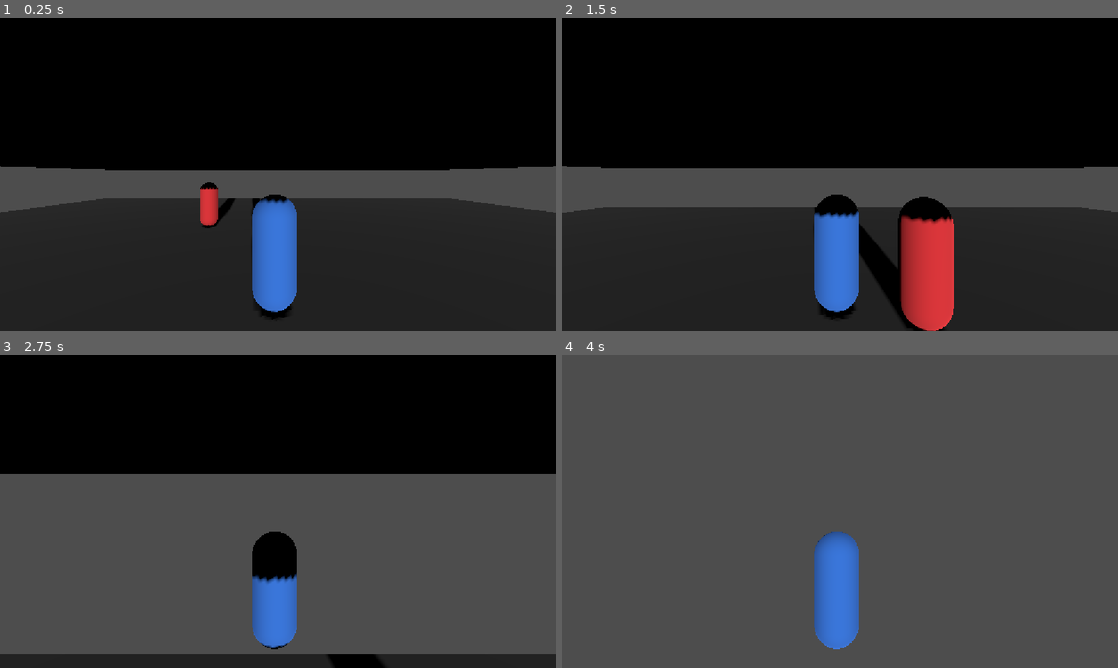
Above: before the commit, frames 1-4 (two rows, left to right).
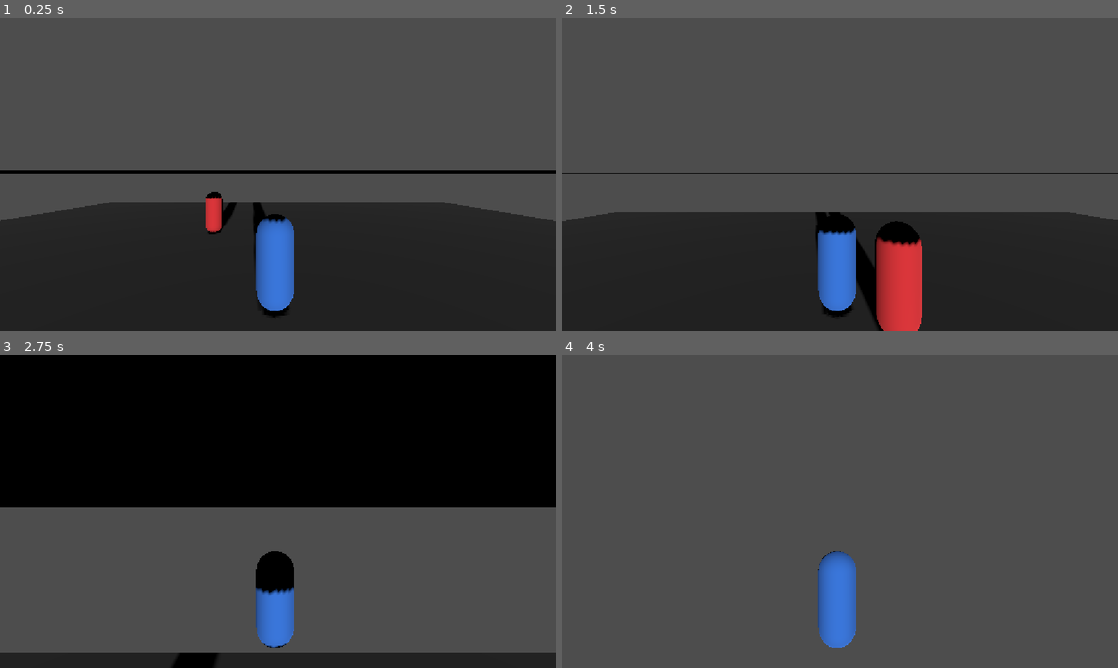
Above: after the commit, the same moments.

Repository: Dval0823/Parcial_Corte2
Game: Godot game, scene res://Nivel.tscn
The game is run twice, just before and just after one commit, with the same random seed, the same clock (stepped at 60 frames per second) and the same inputs.
Inputs (mouse positions are in pixels of both pictures, inside the frame that each line leads up to):
- Up to frame 1 (0.25 s): no input
- Up to frame 2 (1.5 s): move the mouse to (867, 174) at 0.52 s; hold E (accion) 0.53-1.28 s; hold W (move_up) from 0.53 s (still down); tap Space (saltar) at 0.77 s; move the mouse to (812, 174) at 1.27 s; tap E (accion) at 1.35 s
- Up to frame 3 (2.75 s): keep holding W (move_up); tap Space (saltar) at 1.52 s; move the mouse to (289, 505) at 2.02 s; hold E (accion) from 2.03 s (still down)
- Up to frame 4 (4 s): keep holding W (move_up); move the mouse to (834, 517) at 2.77 s; release E (accion) at 2.78 s; tap E (accion) at 2.85 s; tap Space (saltar) at 3.02, 3.77 s; move the mouse to (878, 514) at 3.52 s; hold E (accion) from 3.53 s (still down)

The runs differ from the first frame. In frame 1, 53% of the frame differs, in the area x 0-100%, y 0-97%; in frame 2, 56%, in the area x 0-100%, y 0-100%; in frame 3, 13%; in frame 4, 1.0%.

Commit message:
correcion del arbol de estado enemigo
corregi lo que debia ir en la funcion definir estado y el orden de acciones, el enemigo ahora ataca, pero por alguna razón, al perseguir y atacarme, deja de moverse

Diff:
--- a/Assets/enemigo_ia.gd
+++ b/Assets/enemigo_ia.gd
@@ -1,6 +1,6 @@
 extends CharacterBody3D
 
-## ENEMIGO CON ÁRBOL DE DECISIÓN (mismo patrón de la Sesión 10).
+## ENEMIGO CON ÁRBOL DE DECISIÓN
 
 enum Estado { PATRULLAR, PERSEGUIR, ATACAR, HUIR }
 
@@ -35,6 +35,7 @@
 	var distancia := INF
 	if jugador != null:
 		distancia = _distancia_plana(global_position, jugador.global_position)
+
 	var lo_veo := _tiene_linea_vision()
 
 	var nuevo := _decidir_estado(distancia, lo_veo)
@@ -55,35 +56,21 @@
 	move_and_slide()
 
 
-## TAREA 4 (20%): completar el árbol de decisión.
-##
-## Debe devolver:
-##   - Estado.HUIR      si la vida es <= vida_huida Y el jugador está a
-##                       distancia <= rango_vision.
-##   - Estado.ATACAR     si distancia <= rango_ataque Y lo_veo es true.
-##   - Estado.PERSEGUIR   si distancia <= rango_vision Y lo_veo es true.
-##   - Estado.PATRULLAR   en cualquier otro caso.
-##
-## OJO: el ORDEN de los if importa (visto en la Sesión 10) — si se revisa
-## PERSEGUIR antes que ATACAR, el enemigo nunca ataca, porque estando cerca
-## la condición de perseguir también se cumple. Piensa cuál condición debe
-## revisarse PRIMERO para que las demás no se la "roben".
+## TAREA 4 (20%): árbol de decisión
 func _decidir_estado(distancia: float, lo_veo: bool) -> Estado:
-	# TODO: reemplazar esta línea por la lógica completa descrita arriba.
+	if vida <= vida_huida and distancia <= rango_vision:
+		return Estado.HUIR
+	if distancia <= rango_ataque and lo_veo:
+		return Estado.ATACAR
+	if distancia <= rango_vision and lo_veo:
+		return Estado.PERSEGUIR
 	return Estado.PATRULLAR
 
 
-## Le hace daño al enemigo. Devuelve la vida restante.
-##
-## TAREA 6 (10%): a esta función le falta la parte VISUAL del golpe. Ya
-## reduce la vida correctamente, pero no se nota en pantalla. Agrega, usando
-## las funciones de Efectos (Sesión 11, ya completas en efectos.gd):
-##   1. Un parpadeo blanco del material del enemigo (Efectos.flash).
-##   2. Una ráfaga de las partículas de impacto (Efectos.particulas), que
-##      ya están armadas como el nodo ParticulasImpacto de esta escena.
+## TAREA 6 (10%): efectos visuales de daño
 func recibir_dano(cantidad: float) -> float:
 	vida = max(vida - cantidad, 0.0)
-	# TODO: agregar aquí el flash y las partículas.
+	Efectos.particulas(particulas_impacto)
 	return vida
 
 
--- a/Jugador.tscn
+++ b/Jugador.tscn
@@ -39,4 +39,4 @@
 objetivo = NodePath("..")
 
 [node name="Camera3D" type="Camera3D" parent="Cuerpo" unique_id=2615862]
-transform = Transform3D(1, 0, 0, 0, 1, 0, 0, 0, 1, 0.05012107, 2.06423, 3.170659)
+transform = Transform3D(1, 0, 0, 0, 1, 0, 0, 0, 1, 0.05372858, 2.498524, 3.827807)
